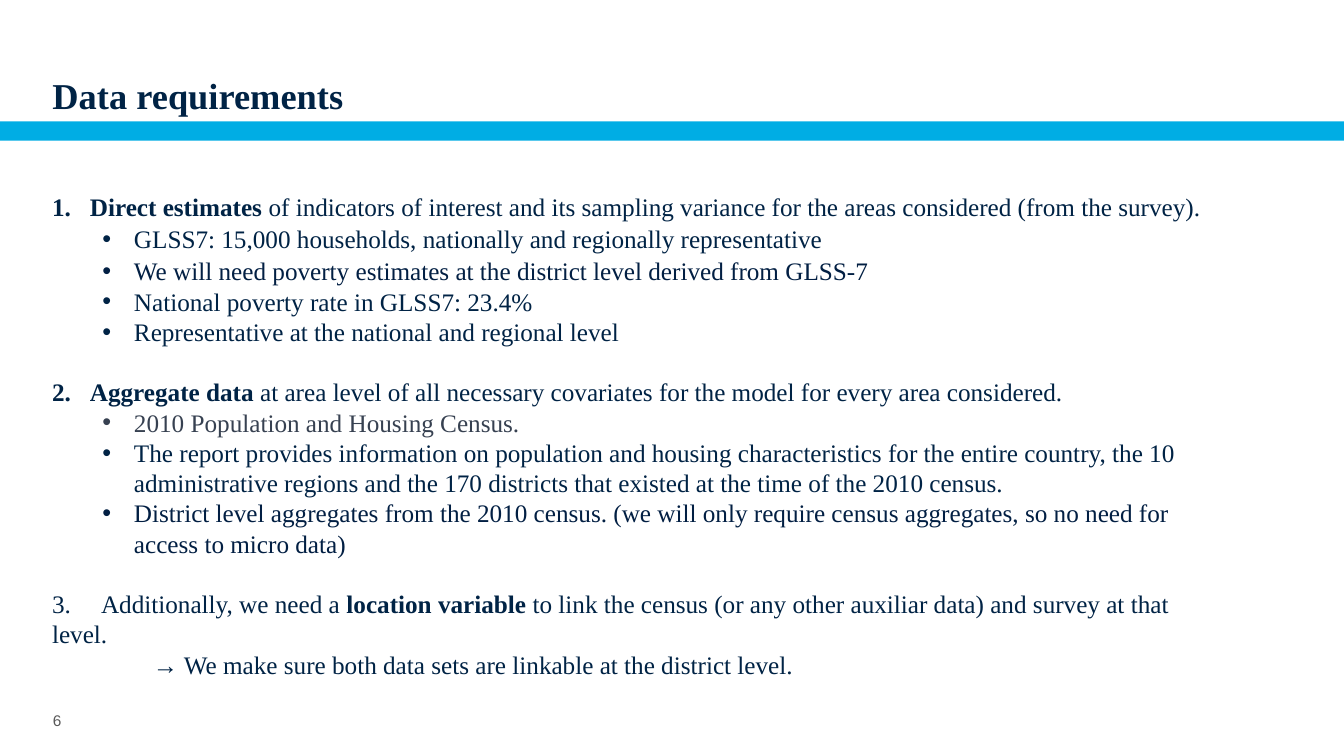
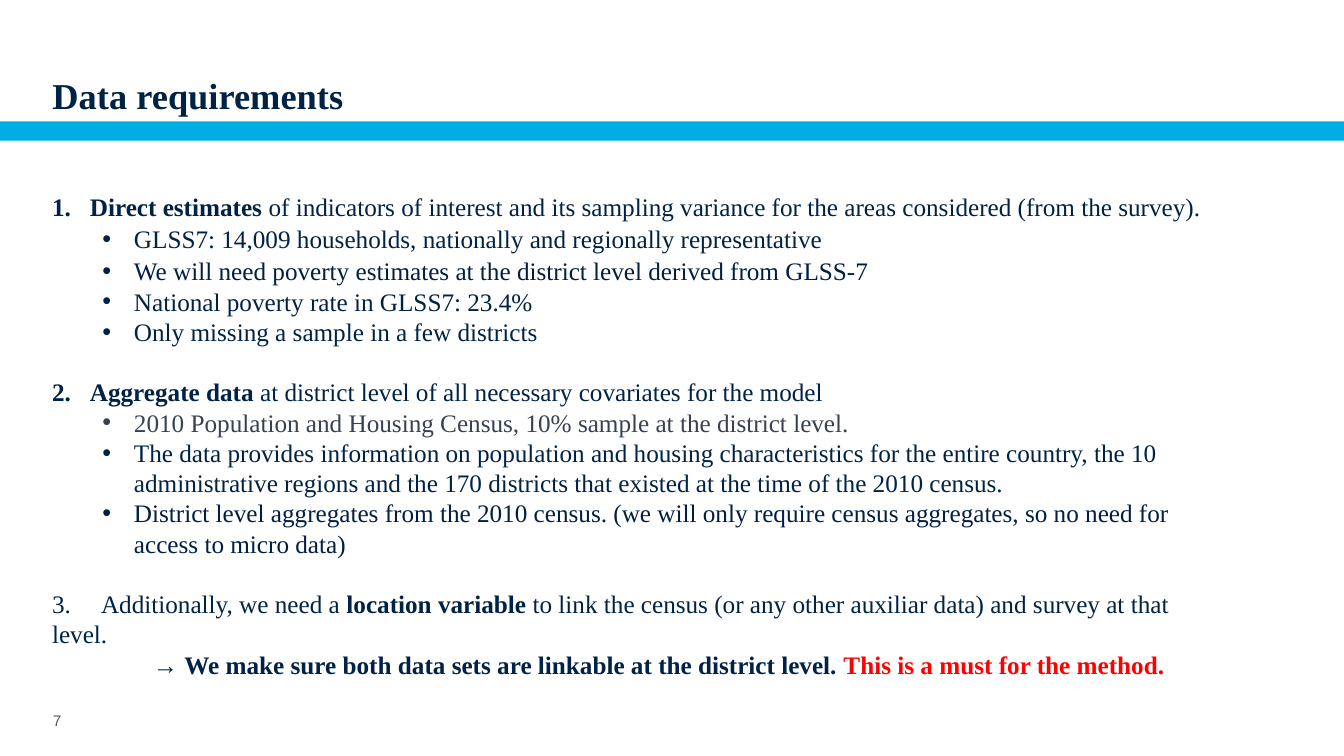
Before and after one commit to pcorralrodas/wb_sae_training, a slide deck: slide 7 of 03.Presentations/SAE_Areal_level.pptx (slide 6 before the commit). Drawn at 1344x756 pixels with LibreOffice and Linux fonts; fonts in the diff are those of the drawing; background and template pictures are left out. Boxes give left, top, right and bottom in pixels: in the first picture for what was removed or moved away, otherwise in the second. Text is boxed around its words. In the diff, an @@ line names an element or a change of style, - is before the commit and + after.

```diff
--- a/03.Presentations/SAE_Areal_level.pptx
+++ b/03.Presentations/SAE_Areal_level.pptx
@@ text at [134, 230, 822, 254]: text changed @@
-  • GLSS7: 15,000 households, nationally and regionally representative
+  • GLSS7: 14,009 households, nationally and regionally representative
@@ text at [90, 323, 1156, 498]: text changed @@
-  • Representative at the national and regional level
-2. Aggregate data at area level of all necessary covariates for the model for every area considered.
-  • 2010 Population and Housing Census.
-  • The report provides information on population and housing characteristics for the entire country, the 10 administrative regions and the 170 districts that existed at the time of the 2010 census.
+  • Only missing a sample in a few districts
+2. Aggregate data at district level of all necessary covariates for the model
+  • 2010 Population and Housing Census, 10% sample at the district level.
+  • The data provides information on population and housing characteristics for the entire country, the 10 administrative regions and the 170 districts that existed at the time of the 2010 census.
@@ text at [184, 656, 1164, 675]: text changed; bold on @@
-→ We make sure both data sets are linkable at the district level.
+→ We make sure both data sets are linkable at the district level. This is a must for the method.
@@ page number at [53, 715, 62, 726]: text changed @@
-6
+7
```
Also in this commit, not shown: 7 other slides changed, 1 slide added, 2 slides removed, 3 other files.
